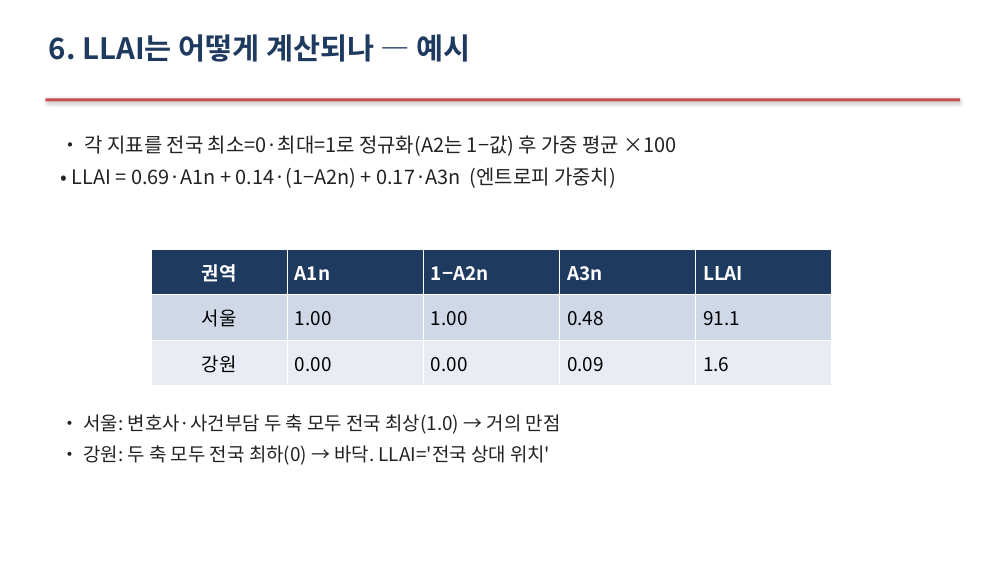
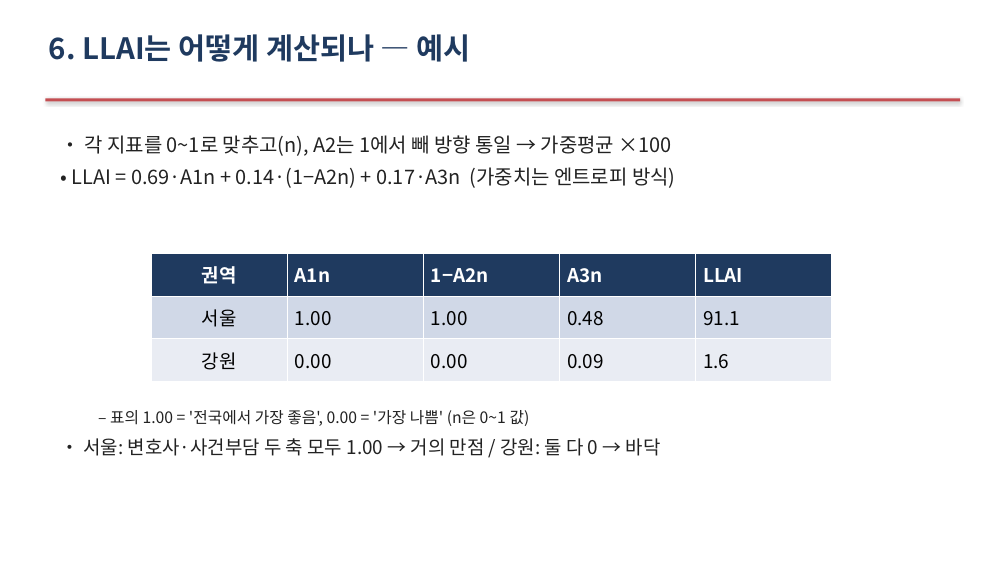
Before and after one commit to Allenkeem/llai-project, a slide deck: slide 9 of reports/발표자료.pptx (slide 10 before the commit). Drawn at 1008x567 pixels with LibreOffice and Linux fonts; fonts in the diff are those of the drawing. Boxes give left, top, right and bottom in pixels: in the first picture for what was removed or moved away, otherwise in the second. Text is boxed around its words. In the diff, an @@ line names an element or a change of style, - is before the commit and + after.

```diff
--- a/reports/발표자료.pptx
+++ b/reports/발표자료.pptx
@@ text at (x1=72, y1=135, x2=675, y2=188): text changed @@
-• 각 지표를 전국 최소=0·최대=1로 정규화(A2는 1−값) 후 가중 평균 ×100
-• LLAI = 0.69·A1n + 0.14·(1−A2n) + 0.17·A3n (엔트로피 가중치)
+• 각 지표를 0~1로 맞추고(n), A2는 1에서 빼 방향 통일 → 가중평균 ×100
+• LLAI = 0.69·A1n + 0.14·(1−A2n) + 0.17·A3n (가중치는 엔트로피 방식)
@@ table resized from (x1=151, y1=250, x2=832, y2=386) to (x1=151, y1=253, x2=832, y2=382) @@
@@ text at (x1=83, y1=410, x2=661, y2=456): text changed; size 18 to 15 pt @@
-• 서울: 변호사·사건부담 두 축 모두 전국 최상(1.0) → 거의 만점
-• 강원: 두 축 모두 전국 최하(0) → 바닥. LLAI='전국 상대 위치'
+  – 표의 1.00 = '전국에서 가장 좋음', 0.00 = '가장 나쁨' (n은 0~1 값)
+• 서울: 변호사·사건부담 두 축 모두 1.00 → 거의 만점 / 강원: 둘 다 0 → 바닥
```
Also in this commit, not shown: 11 other slides changed, 5 other files.
